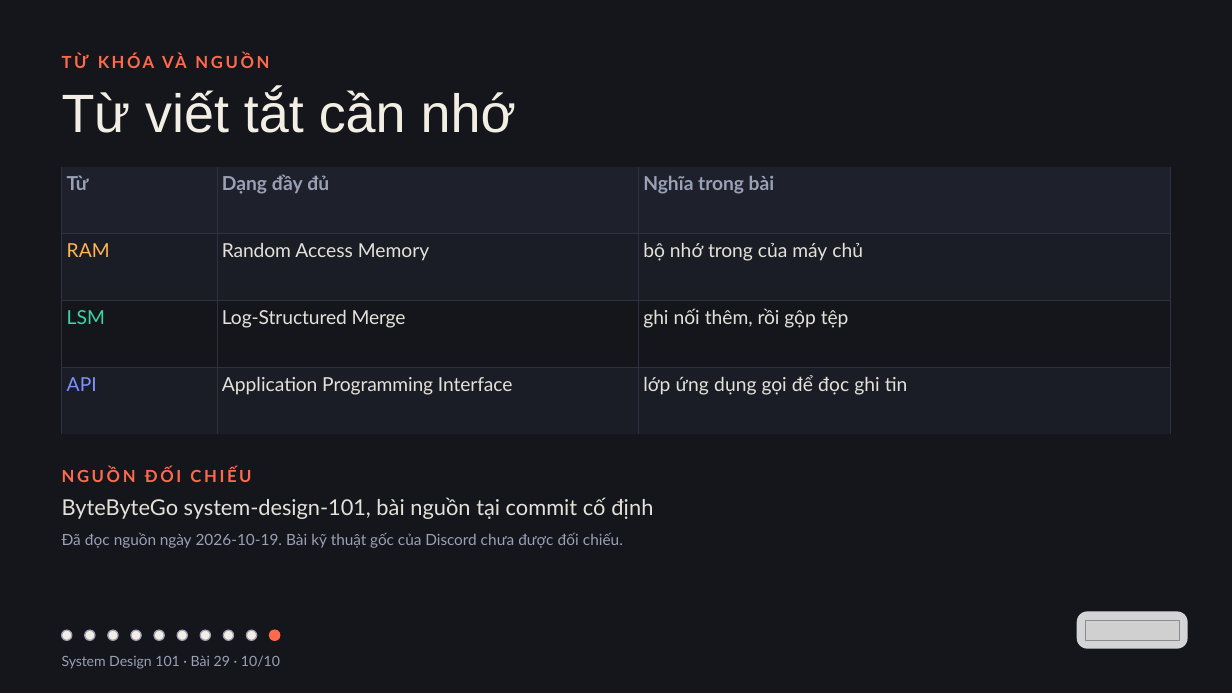
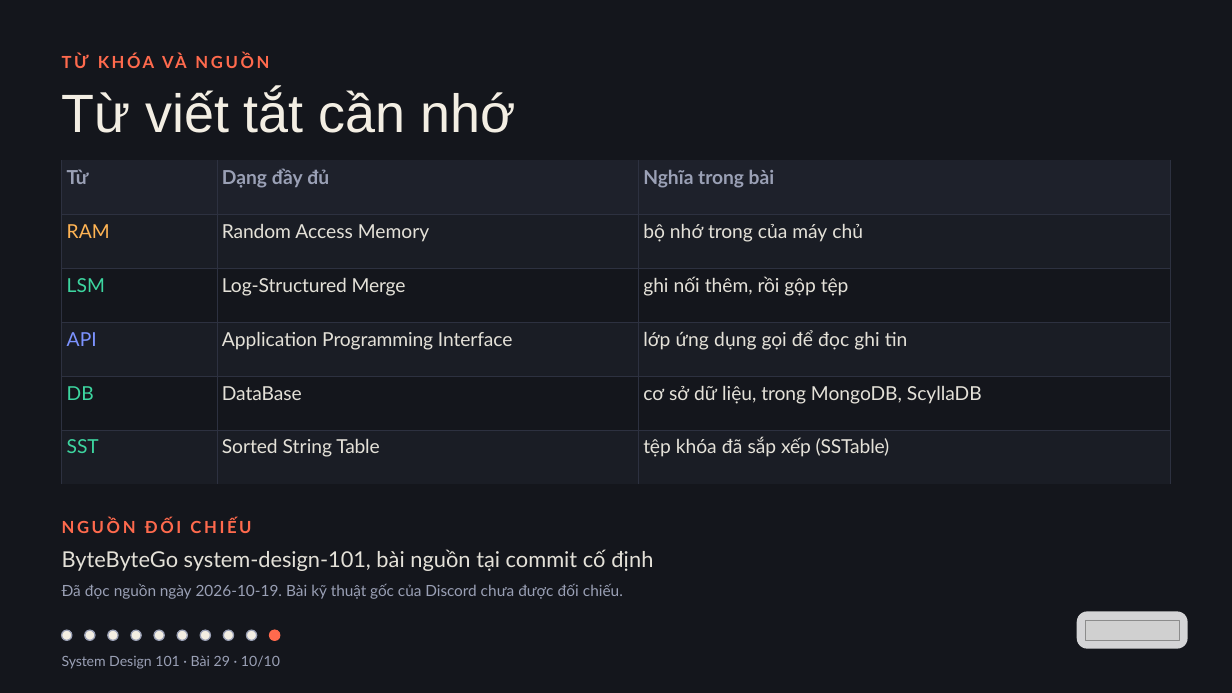
Before and after one commit to vohoailinh90/tool-marketing-studio, a slide deck: slide 10 of system-design-101/vi/lessons/sd-02-029/slides/sd-02-029.pptx. Drawn at 1232x693 pixels with LibreOffice and Linux fonts; fonts in the diff are those of the drawing; grey boxes stand for pictures. Boxes give left, top, right and bottom in pixels: in the first picture for what was removed or moved away, otherwise in the second. Text is boxed around its words. In the diff, an @@ line names an element or a change of style, - is before the commit and + after.

```diff
--- a/system-design-101/vi/lessons/sd-02-029/slides/sd-02-029.pptx
+++ b/system-design-101/vi/lessons/sd-02-029/slides/sd-02-029.pptx
@@ table at (62,160,1170,461) @@
+row 5: DB | DataBase | cơ sở dữ liệu, trong MongoDB, ScyllaDB
+row 6: SST | Sorted String Table | tệp khóa đã sắp xếp (SSTable)
@@ table: place and size @@
-table at (62,167,1170,399)
+table at (62,160,1170,461)
@@ 3 texts: place and size @@
-3 texts at (62,468,653,548)
+3 texts at (62,519,653,599)
```
Also in this commit, not shown: 5 other files.
